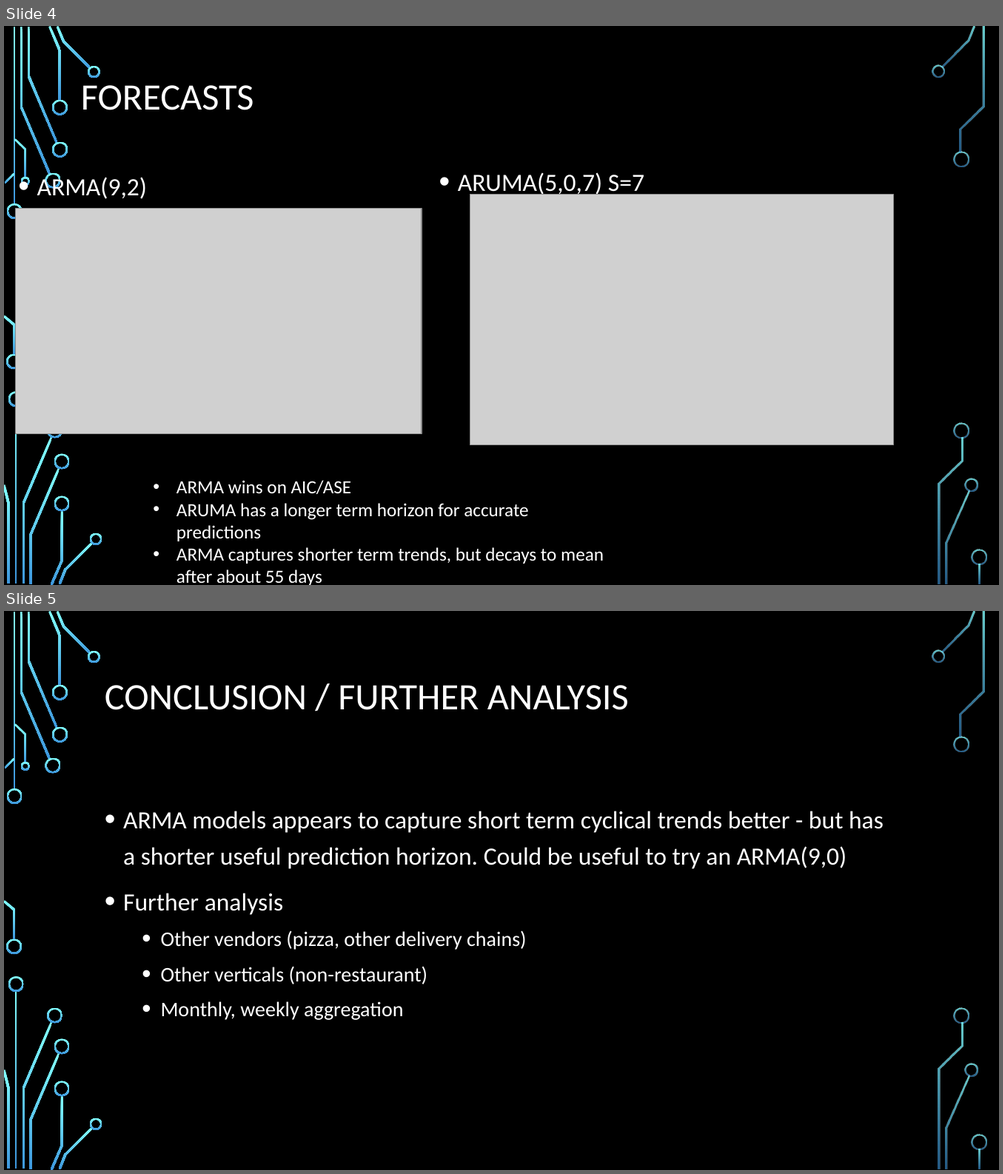
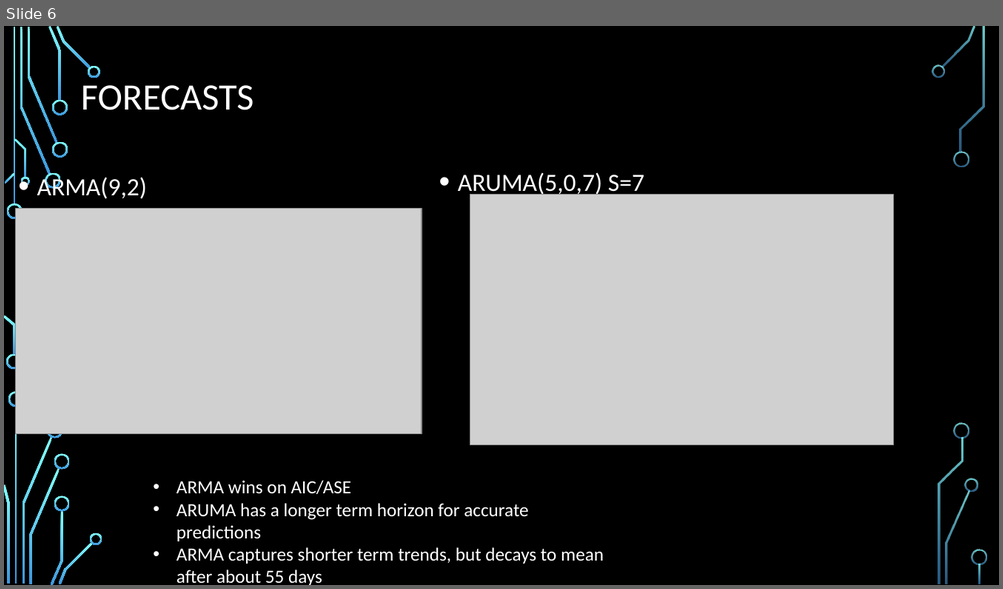
Before and after one commit to fastest-parrot/Sean.kennedy.ny-gmail.com, a slide deck: Time Series Analysis Sean Kennedy.pptx. Shown one above the other, each under a label of ours: slides 4 and 5 before the commit, slide 6 after it. The pictures are 1003x1174 and 1003x589 pixels, drawn with LibreOffice and Linux fonts; fonts in the diff are those of the drawing; grey boxes stand for pictures; background and template pictures are left out. Boxes give left, top, right and bottom in pixels: in the first picture for what was removed or moved away, otherwise in the second. Text is boxed around its words. In the diff, an @@ line names an element or a change of style, - is before the commit and + after.

```diff
--- a/Time Series Analysis Sean Kennedy.pptx
+++ b/Time Series Analysis Sean Kennedy.pptx
@@ slide 5 removed at (x1=4, y1=611, x2=999, y2=1170), background picture (left out); not listed: 36 template elements that a slide beside it also shows @@
@@ title removed at (x1=105, y1=685, x2=629, y2=710) @@
-CONCLUSION / FURTHER ANALYSIS
@@ text removed at (x1=123, y1=811, x2=883, y2=1020) @@
-• ARMA models appears to capture short term cyclical trends better - but has a shorter useful prediction horizon. Could be useful to try an ARMA(9,0)
-• Further analysis
-  • Other vendors (pizza, other delivery chains)
-  • Other verticals (non-restaurant)
-  • Monthly, weekly aggregation
@@ what was slide 4 is now slide 6 @@
```
Also in this commit, not shown: 1 slide changed, 3 slides added, 2 other files.
